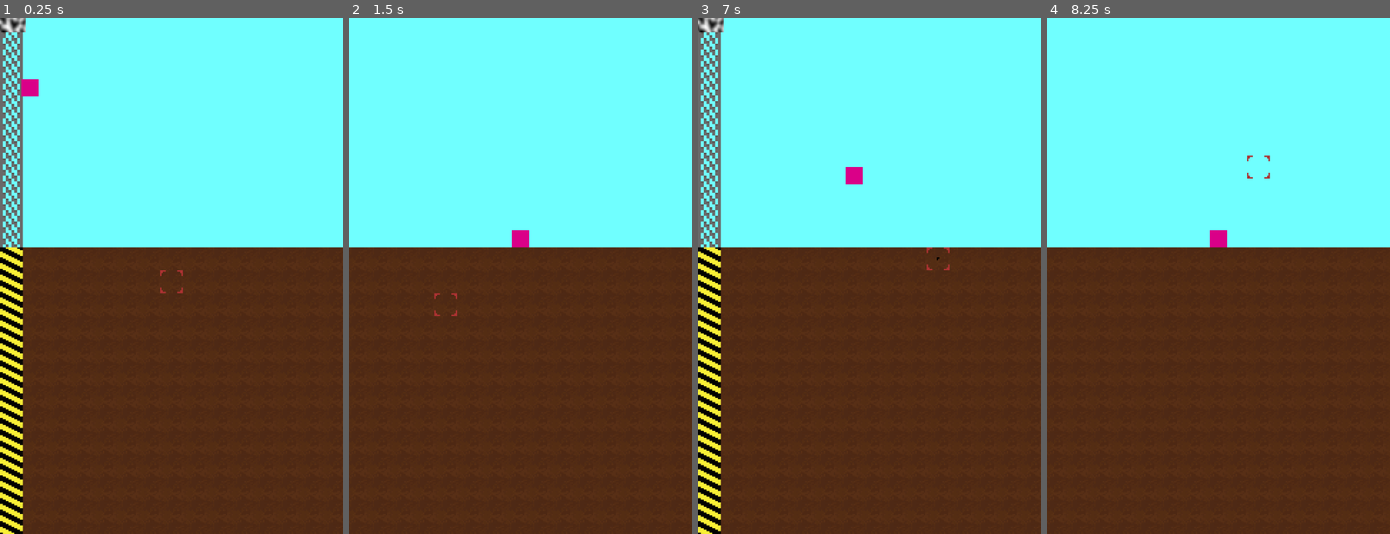
Above: before the commit, frames 1-4 (left to right).
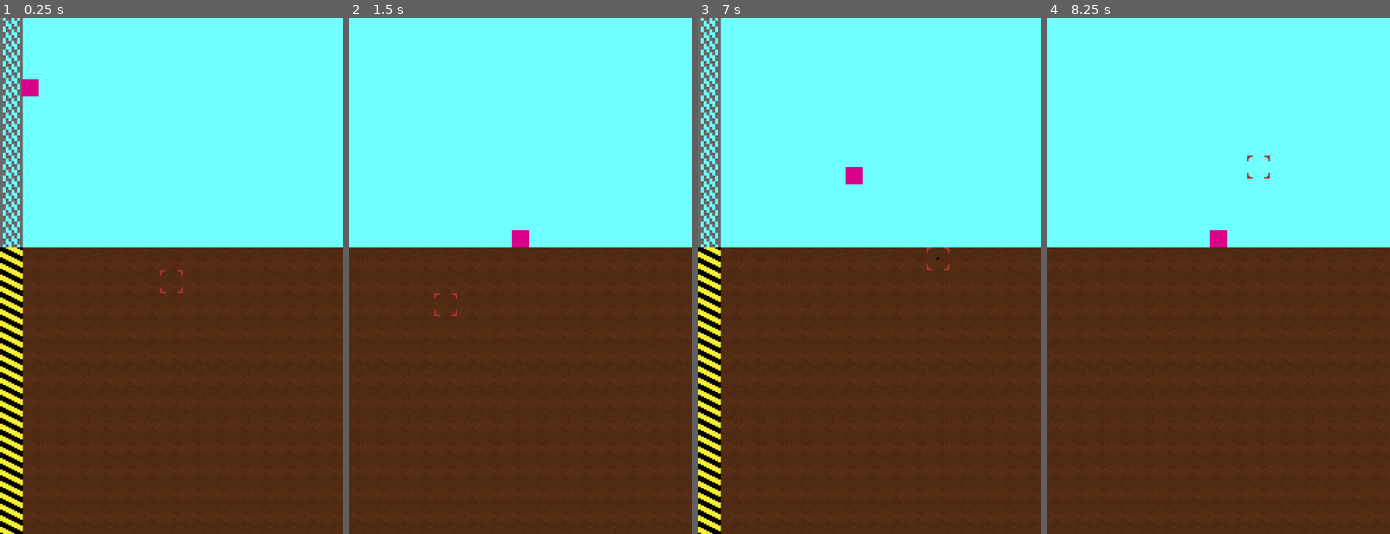
Above: after the commit, the same moments.

Repository: brikr/ludum-dare-57
Game: Godot game, scene res://scenes/main/main.tscn
Same seed, same stepped clock (60 frames per second), same inputs: the game is played once before the commit and once after it.
Inputs (mouse positions are in pixels of both pictures, inside the frame that each line leads up to):
- Up to frame 1 (0.25 s): no input
- Up to frame 2 (1.5 s): move the mouse to (595, 250) at 0.52 s; press the mouse at (595, 250) at 0.53 s; hold D (move_right) from 0.53 s (still down); tap Space (jump) at 0.77 s; move the mouse to (451, 301) at 1.27 s; release the mouse at (451, 301) at 1.28 s; click (451, 301) at 1.35 s
- Up to frame 3 (7 s): tap Space (jump) at 1.52, 3.02, 3.77, 4.52, 6.02, 6.77 s; move the mouse to (903, 162) at 2.02 s; release D (move_right) at 2.03 s; press the mouse at (903, 162) at 2.03 s; hold A (move_left) 2.03-2.78 s; move the mouse to (852, 379) at 2.77 s; release the mouse at (852, 379) at 2.78 s; hold D (move_right) 2.78-4.28 s; click (852, 379) at 2.85 s; move the mouse to (972, 353) at 3.52 s; press the mouse at (972, 353) at 3.53 s; tap Enter at 4.25 s; move the mouse to (766, 198) at 4.27 s; release the mouse at (766, 198) at 4.28 s; hold A (move_left) 4.28-5.03 s; click (766, 198) at 4.35 s; move the mouse to (886, 276) at 5.02 s; press the mouse at (886, 276) at 5.03 s; hold D (move_right) 5.03-5.78 s; move the mouse to (818, 147) at 5.77 s; release the mouse at (818, 147) at 5.78 s; hold A (move_left) from 5.78 s (still down); click (818, 147) at 5.85 s; move the mouse to (944, 250) at 6.52 s; press the mouse at (944, 250) at 6.53 s
- Up to frame 4 (8.25 s): move the mouse to (1149, 301) at 7.27 s; release A (move_left) at 7.28 s; release the mouse at (1149, 301) at 7.28 s; hold D (move_right) from 7.28 s (still down); click (1149, 301) at 7.35 s; tap Space (jump) at 7.52 s; move the mouse to (1252, 162) at 8.02 s; press the mouse at (1252, 162) at 8.03 s

The runs differ from the first frame. In frame 1, 0.2% of the frame differs, in the area x 0-8%, y 0-3%; in frame 2, nothing differs; in frame 3, 0.2%; in frame 4, nothing differs.

Commit message:
clean up

Diff:
--- a/scenes/constants/constants.gd
+++ b/scenes/constants/constants.gd
@@ -28,13 +28,13 @@
     WORLD_GEN_FIELDS.MIN_DEPTH : 0,
     WORLD_GEN_FIELDS.MAX_DEPTH : 100,
     WORLD_GEN_FIELDS.COEFFICIENT : 0.02, # 2x as likely at depth of 100
-    WORLD_GEN_FIELDS.THRESHOLD: 0.5
+    WORLD_GEN_FIELDS.THRESHOLD: 0.5,
   },
   Tile.TileObjectType.BLUE: {
     WORLD_GEN_FIELDS.MIN_DEPTH : 70,
     WORLD_GEN_FIELDS.MAX_DEPTH : 200,
     WORLD_GEN_FIELDS.COEFFICIENT : 0.01, # 2x as likely at depth of 200
-    WORLD_GEN_FIELDS.THRESHOLD: 0.8
+    WORLD_GEN_FIELDS.THRESHOLD: 0.8,
   }
 }
 
--- a/scenes/main/main.gd
+++ b/scenes/main/main.gd
@@ -3,7 +3,6 @@
 func _ready():
   # make the skybox match the width of the generated world
   $Sky.size.x = Constants.MAX_WORLD_WIDTH * Constants.TILE_WIDTH
-  test_image()
 
 func test_image():
   var image = GenUtils.get_noise().get_image(Constants.MAX_WORLD_WIDTH, 20)
